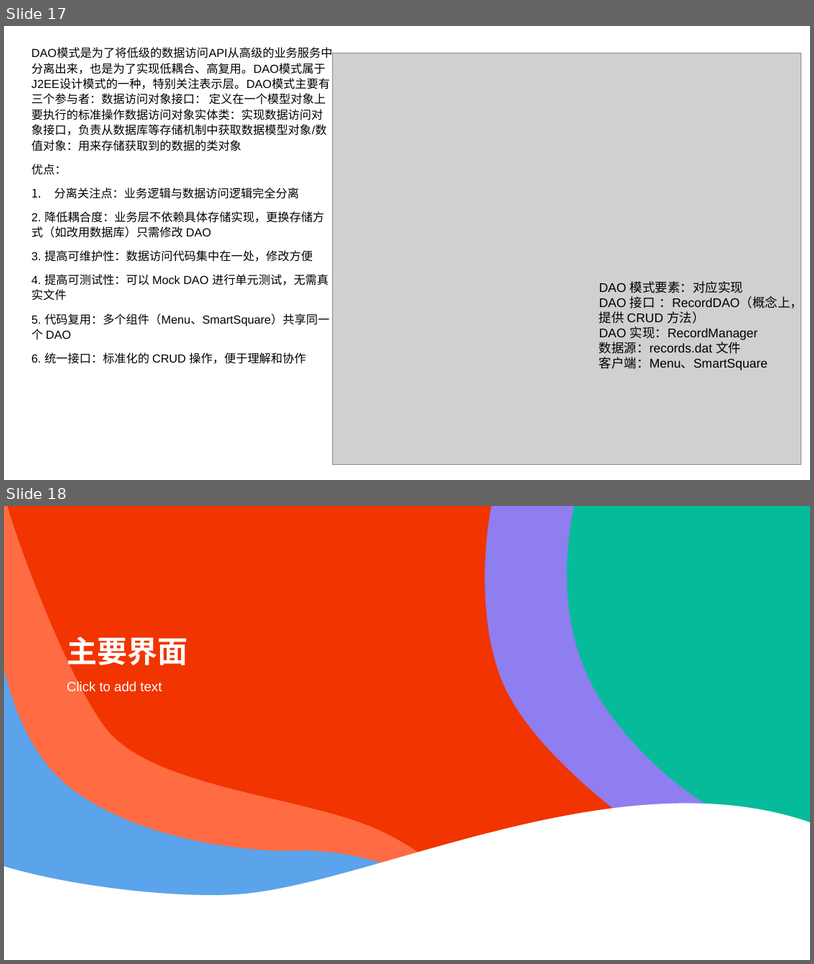
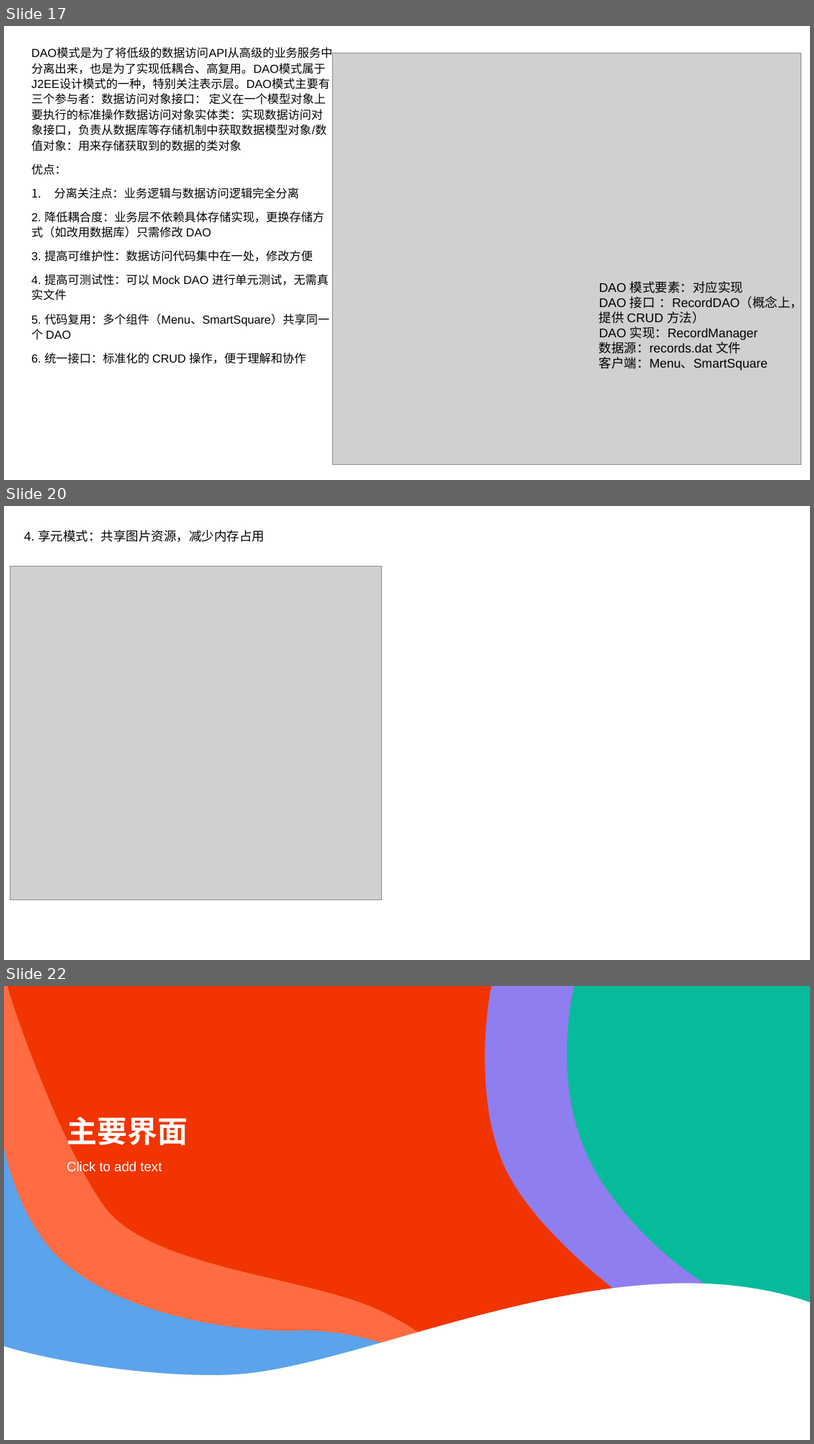
Before and after one commit to wzc506/mineswapper, a slide deck: uml.pptx. Shown one above the other, each under a label of ours: slides 17 and 18 before the commit, slides 17, 20 and 22 after it; the slides between them are not shown. The pictures are 814x964 and 814x1444 pixels, drawn with LibreOffice and Linux fonts; fonts in the diff are those of the drawing; grey boxes stand for pictures. Boxes give left, top, right and bottom in pixels: in the first picture for what was removed or moved away, otherwise in the second. Text is boxed around its words. In the diff, an @@ line names an element or a change of style, - is before the commit and + after.

```diff
--- a/uml.pptx
+++ b/uml.pptx
@@ slide 20 added at (4,506,810,960), background #FFFFFF @@
@@ text added at (24,530,265,542), 15 pt, text #000000 @@
+4. 享元模式：共享图片资源，减少内存占用
@@ picture added at (10,566,382,899) @@
@@ what was slide 18 is now slide 22 @@
```
Also in this commit, not shown: 3 other slides added, 35 other files.
